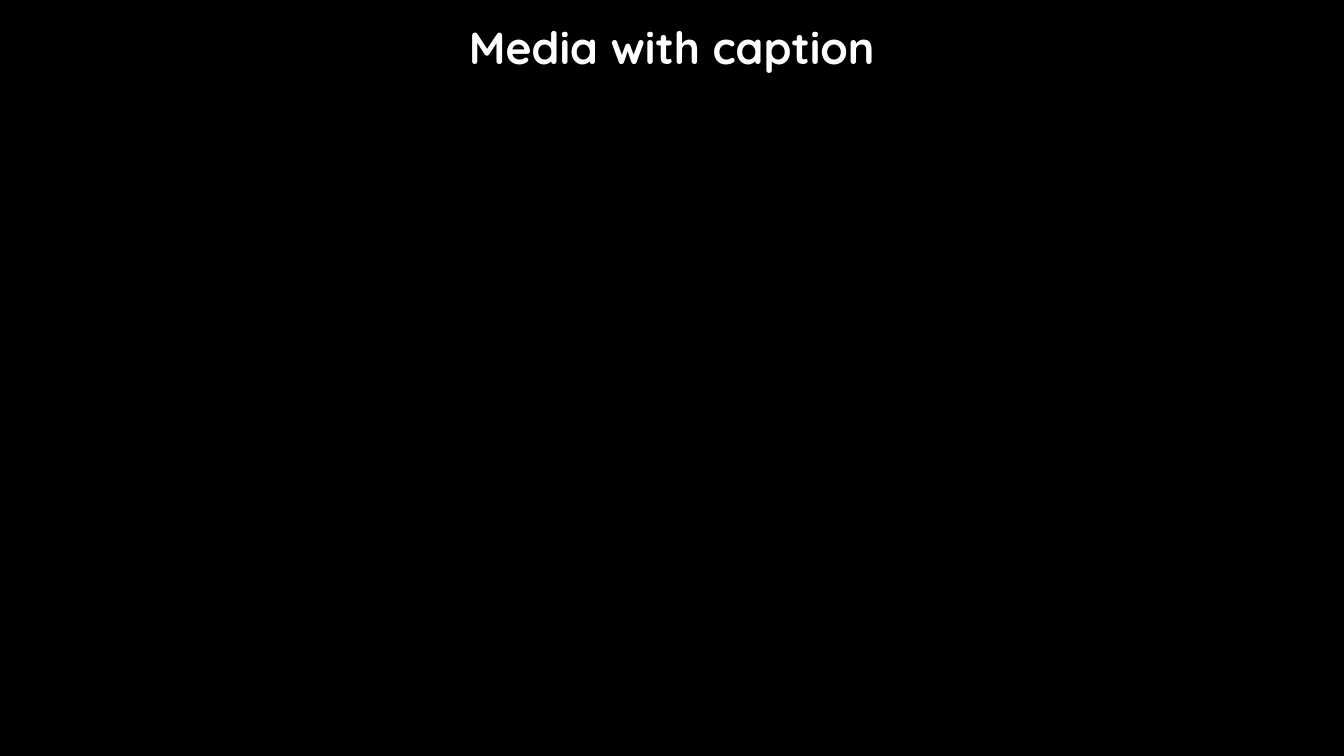
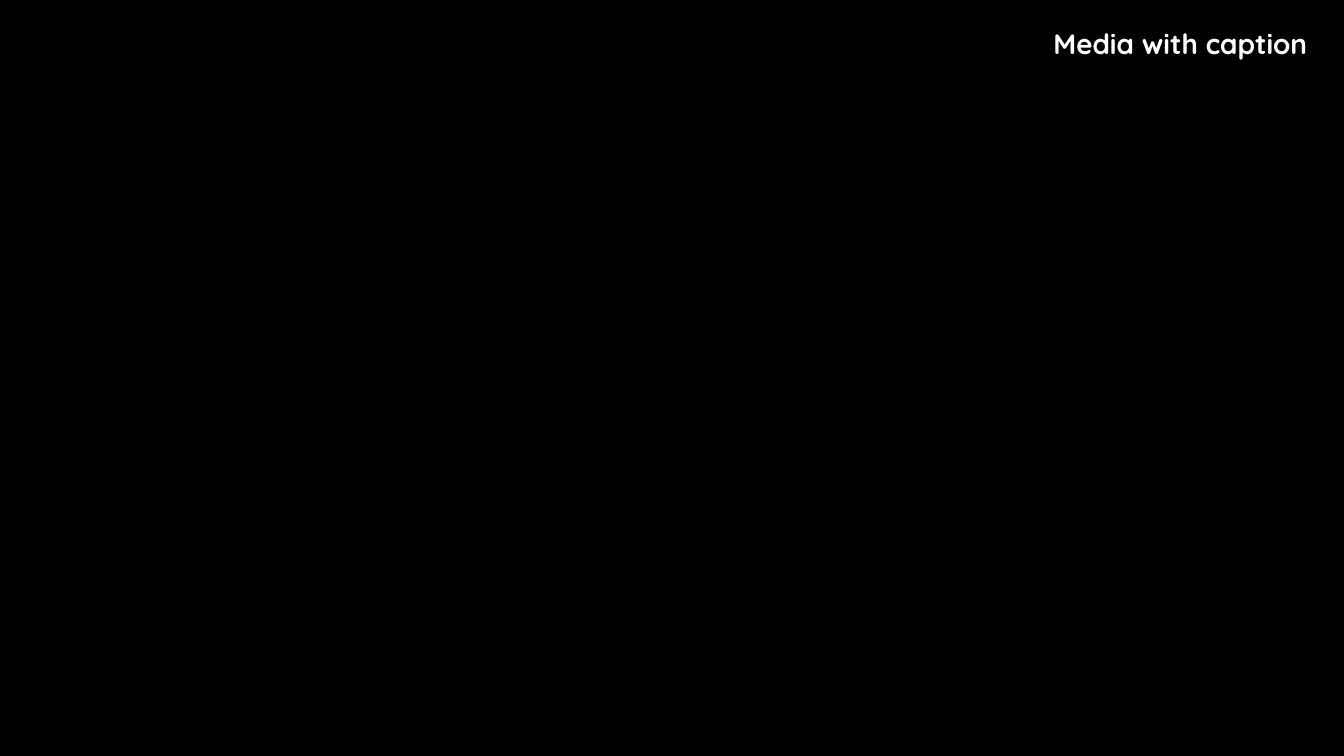
Before and after one commit to notnotedvard/isda-pptgen, a slide deck: slide 2 of template.pptx. Drawn at 1344x756 pixels with LibreOffice and Linux fonts; fonts in the diff are those of the drawing; background and template pictures are left out. Boxes give left, top, right and bottom in pixels: in the first picture for what was removed or moved away, otherwise in the second. Text is boxed around its words. In the diff, an @@ line names an element or a change of style, - is before the commit and + after.

```diff
--- a/template.pptx
+++ b/template.pptx
@@ text "Media with caption": place and size @@
-text "Media with caption" at bbox=[469, 31, 875, 73]
+text "Media with caption" at bbox=[1053, 33, 1307, 60]
@@ text "Media with caption" at bbox=[1053, 33, 1307, 60]: size 32 to 20 pt; alignment centre to right @@
```
Also in this commit, not shown: 1 other slide changed, 1 slide added, 7 other files.
